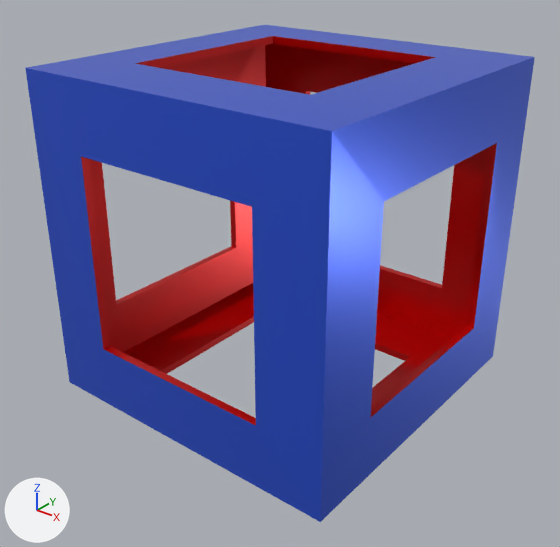
Two versions of the glTF model escher1/vr/glb/CubeS1.glb, one commit apart.
Before and after are seen from a 50 mm lens placed at (1.367, -1.746, 0.924), pointed at (0.018, -0.061, -0.121). Lighting does not change. The marker at lower left points along +X, +Y and +Z. The picture after the commit comes second.

The first picture shows 'root'.
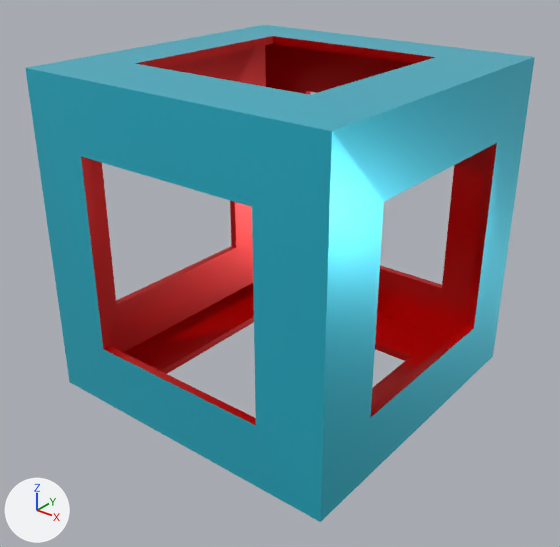
Location of each change, [x1, y1, x2, y2] in pixels of the pictures (560 x 547 px):
'root', recoloured (blue to cyan): [25, 25, 535, 522] in both

The change, as a diff of the scene's bpy script:
```diff
--- a/escher1/vr/glb/CubeS1.glb.py
+++ b/escher1/vr/glb/CubeS1.glb.py
@@ mat_material_003 @@
 mat_material_003 = principled_material('Material.003')
-mat_material_003.base_color = (0.0353, 0.112, 0.8)  # blue #355ee7
+mat_material_003.base_color = (0.0353, 0.612, 0.8)  # cyan #35cde7
 mat_material_003.metallic = 0.5
```
